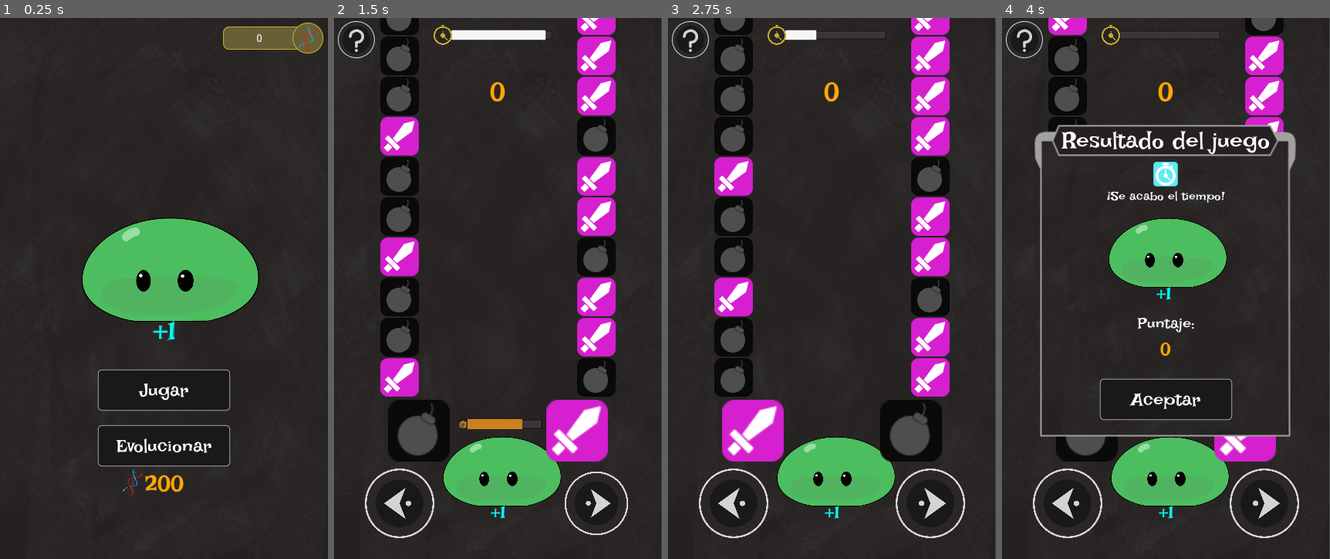
Above: before the commit, frames 1-4 (left to right).
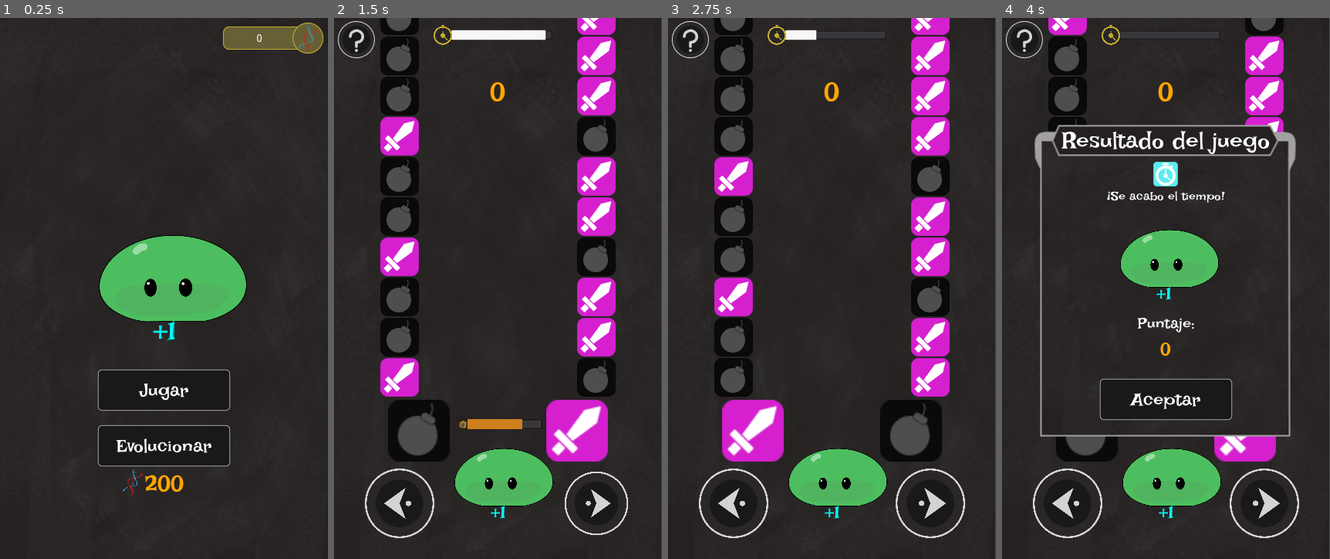
Above: after the commit, the same moments.

Repository: Raizu548/JAM-ChacoDevs
Game: Godot game, scene res://juego/menus/MenuPrincipal.tscn
Two runs of this game, one before a commit and one after it. Both use one fixed random seed, a clock stepped at 60 frames per second and the inputs below. The project has no main scene, so this scene is started directly.
Inputs:
- Up to frame 1 (0.25 s): no input
- Up to frame 2 (1.5 s): click "Jugar" at 0.5 s; tap Enter at 1.25 s; tap Right (flecha_der) at 1.35 s
- Up to frame 3 (2.75 s): hold Left (flecha_izq) from 2.03 s (still down); tap Right (flecha_der) at 2.1 s
- Up to frame 4 (4 s): release Left (flecha_izq) at 2.78 s; tap Right (flecha_der) at 2.85, 3.6 s

The runs differ from the first frame. In frame 1, 3.1% of the frame differs, in the area x 24-80%, y 36-57%; in frame 2, 1.4%; in frame 3, 1.4%; in frame 4, 2.7%.

Commit message:
moustro nivle 2 añadido

Diff:
--- a/juego/moustro/Moustro.tscn
+++ b/juego/moustro/Moustro.tscn
@@ -1,8 +1,9 @@
-[gd_scene load_steps=5 format=2]
+[gd_scene load_steps=6 format=2]
 
 [ext_resource path="res://juego/moustro/slime.png" type="Texture" id=1]
 [ext_resource path="res://juego/moustro/Moustro.gd" type="Script" id=2]
 [ext_resource path="res://recursos/font/IrishGrover-Regular.ttf" type="DynamicFontData" id=3]
+[ext_resource path="res://juego/moustro/Slime_nivel2.png" type="Texture" id=4]
 
 [sub_resource type="DynamicFont" id=1]
 size = 24
@@ -12,16 +13,15 @@
 script = ExtResource( 2 )
 
 [node name="SpriteNivel1" type="Sprite" parent="."]
-position = Vector2( 19, -13 )
-scale = Vector2( 0.18, 0.18 )
+position = Vector2( 19, -6 )
+scale = Vector2( 0.15, 0.15 )
 texture = ExtResource( 1 )
 
 [node name="SpriteNivel2" type="Sprite" parent="."]
 visible = false
-modulate = Color( 1, 0, 0, 1 )
-position = Vector2( 19, -13 )
-scale = Vector2( 0.18, 0.18 )
-texture = ExtResource( 1 )
+position = Vector2( -2, -12 )
+scale = Vector2( 0.08, 0.08 )
+texture = ExtResource( 4 )
 
 [node name="SpriteNivel3" type="Sprite" parent="."]
 visible = false
Binary file added: juego/moustro/Slime_nivel2.png
Not shown, added: juego/moustro/Slime_nivel2.png.import
